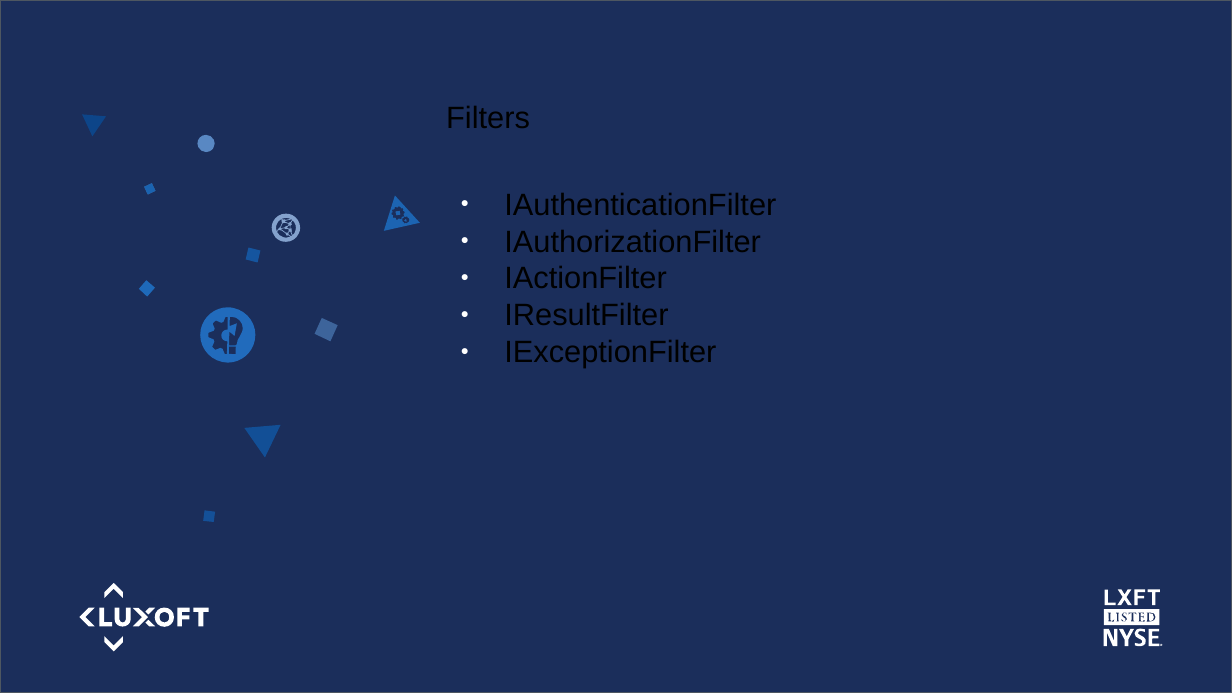
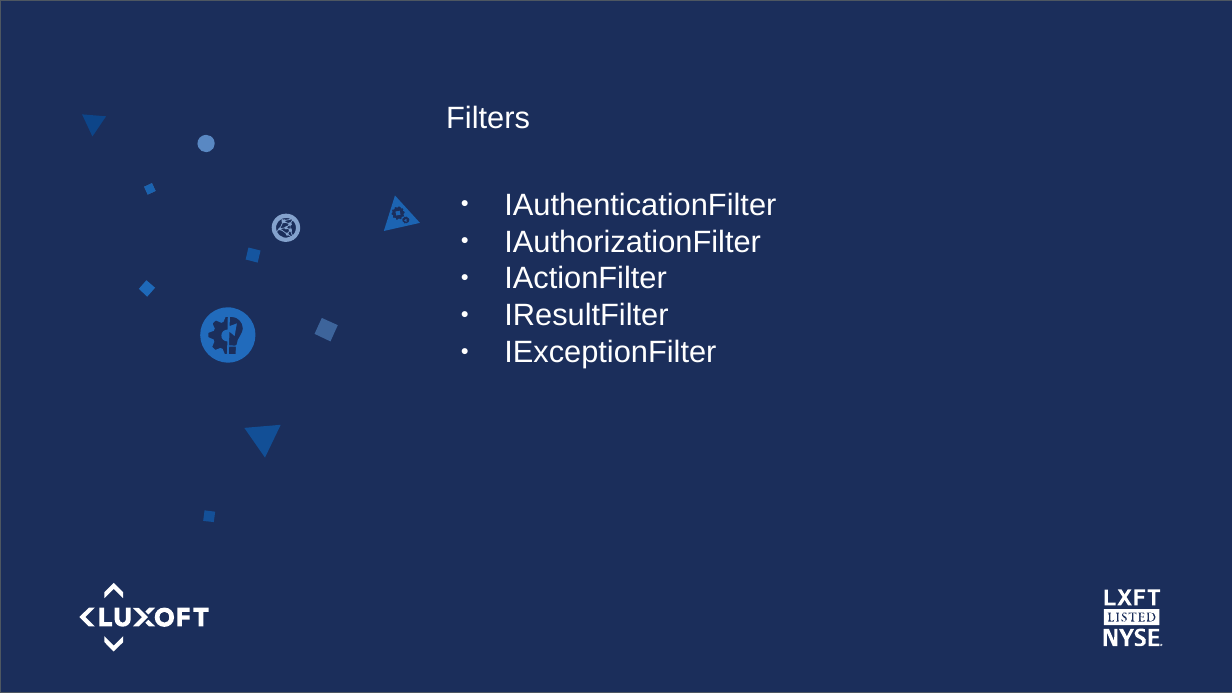
Before and after one commit to PeshekhonovK/ExampleSolution, a slide deck: slide 7 of docs/ЛЭТИ 2017.7.pptx. Drawn at 1232x693 pixels with LibreOffice and Linux fonts; fonts in the diff are those of the drawing. Boxes give left, top, right and bottom in pixels: in the first picture for what was removed or moved away, otherwise in the second. Text is boxed around its words. In the diff, an @@ line names an element or a change of style, - is before the commit and + after.

```diff
--- a/docs/ЛЭТИ 2017.7.pptx
+++ b/docs/ЛЭТИ 2017.7.pptx
@@ rectangle at (0,0,1232,692): outline #4E5761 0.51 pt to #4E5761 0.5 pt @@
@@ text "Filters" at (446,105,530,129): text colour #000000 to #FFFFFF @@
@@ text "IAuthenticationFilter" at (504,192,776,368): text colour #000000 to #FFFFFF @@
@@ freeform shape at (1104,609,1159,625): outline redrawn @@
```
Also in this commit, not shown: 8 other slides changed.
